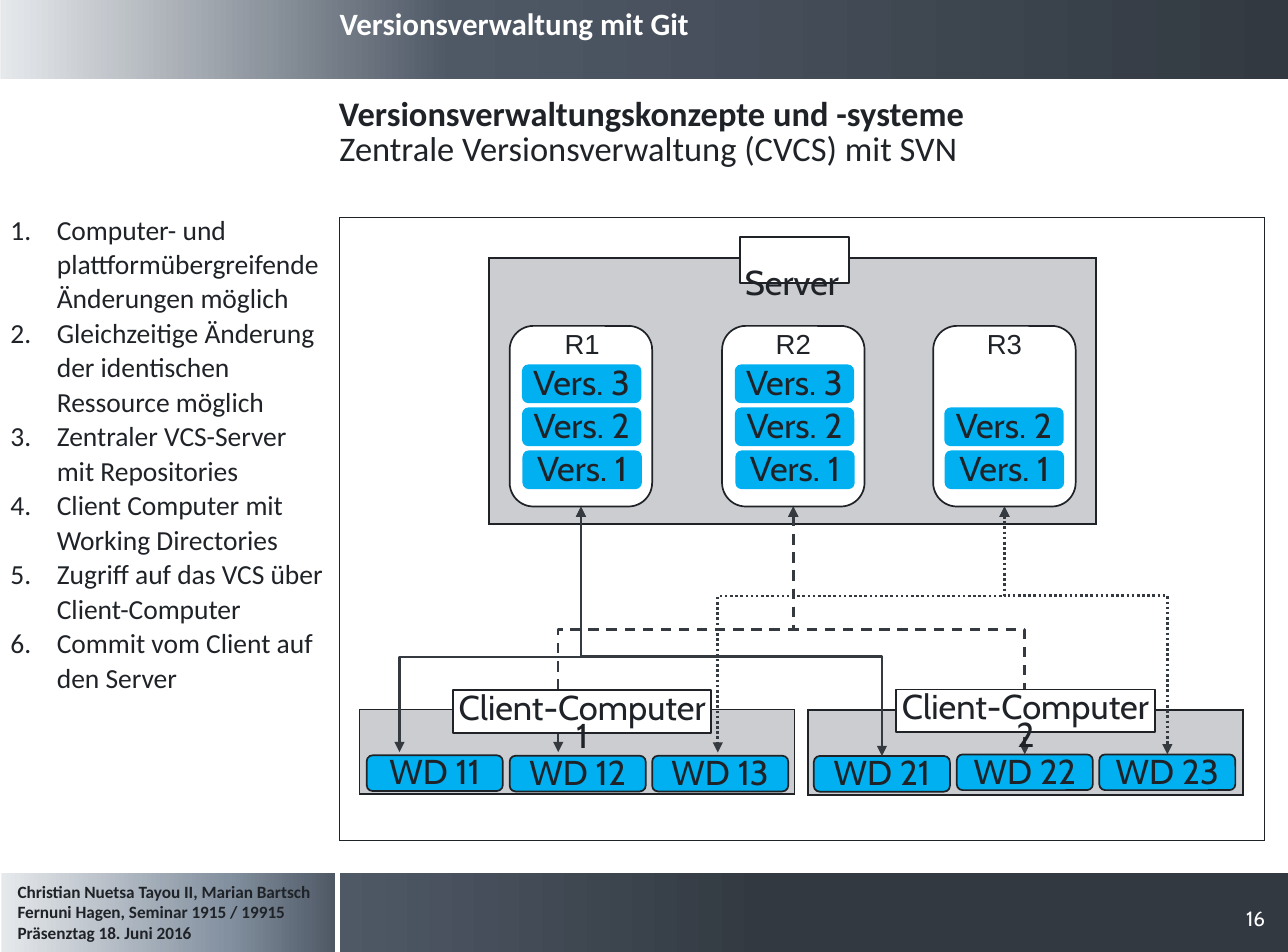
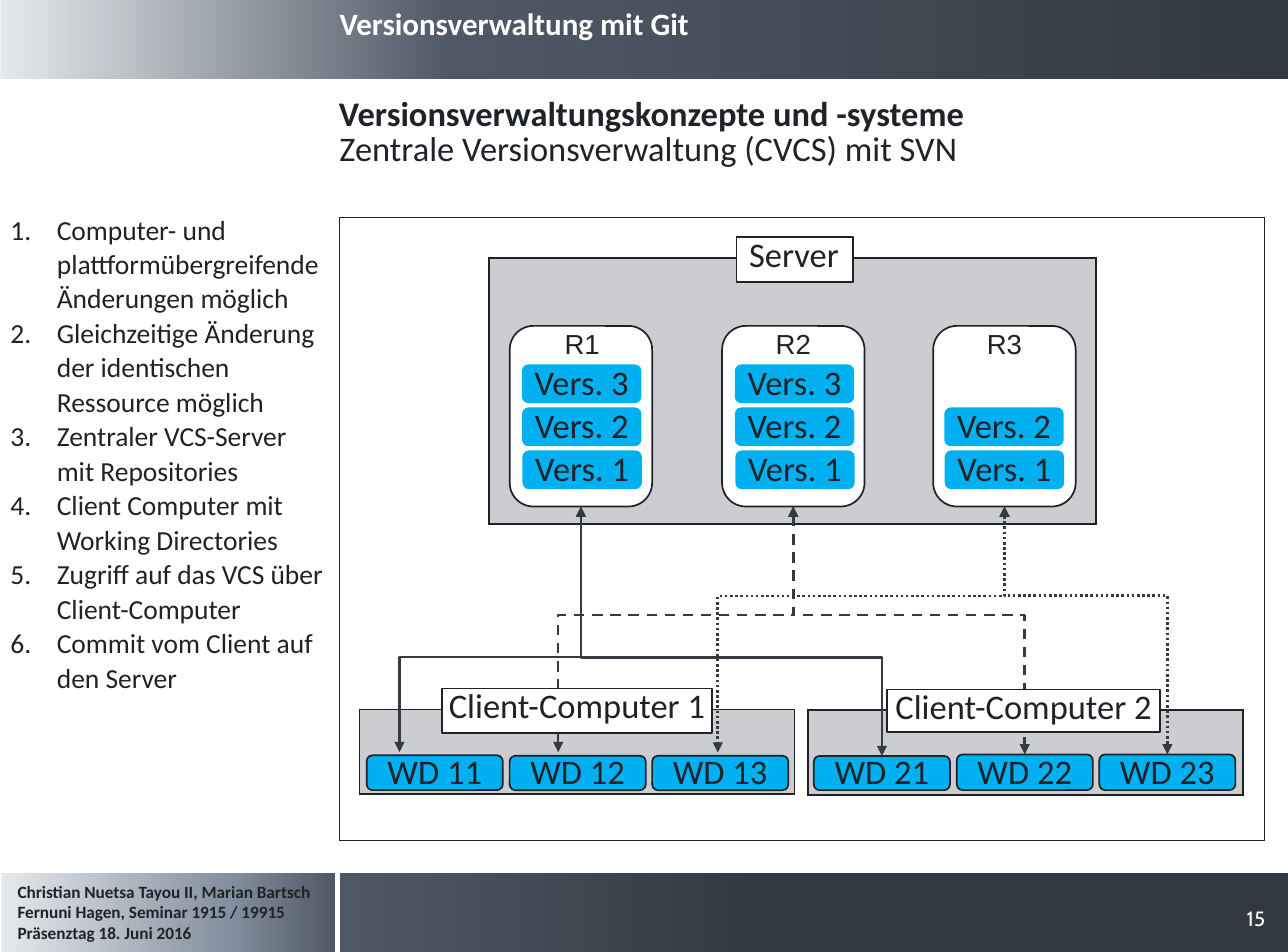
Before and after one commit to cristallin/git-project-seminar, a slide deck: slide 15 of Präsentation_Seminararbeit.pptx (slide 16 before the commit). Drawn at 1288x952 pixels with LibreOffice and Linux fonts; fonts in the diff are those of the drawing; background and template pictures are left out. Boxes give left, top, right and bottom in pixels: in the first picture for what was removed or moved away, otherwise in the second. Text is boxed around its words. In the diff, an @@ line names an element or a change of style, - is before the commit and + after.

```diff
--- a/Präsentation_Seminararbeit.pptx
+++ b/Präsentation_Seminararbeit.pptx
@@ rectangle "Server": place and size @@
-rectangle "Server" at box(740, 237, 849, 283)
+rectangle "Server" at box(736, 237, 853, 281)
@@ elbow double arrow (793, 507) - (558, 752): route changed @@
@@ elbow double arrow (581, 507) - (881, 756): route changed @@
@@ elbow double arrow (793, 507) - (1025, 755): route changed @@
@@ font Cabin to Calibri in 17 elements at box(522, 364, 641, 403), box(522, 408, 641, 446), box(522, 450, 641, 488), box(735, 408, 854, 446), box(735, 450, 854, 488), box(945, 408, 1064, 446), box(945, 450, 1064, 488), box(957, 755, 1093, 791), box(1100, 755, 1236, 791), box(735, 364, 854, 403), box(814, 756, 951, 791), box(367, 755, 503, 790), box(509, 756, 646, 791), box(652, 756, 788, 791), box(888, 689, 1160, 731), box(736, 237, 853, 281), box(443, 688, 712, 733) @@
@@ rectangle "Client-Computer 1": place and size @@
-rectangle "Client-Computer 1" at box(454, 690, 712, 733)
+rectangle "Client-Computer 1" at box(443, 688, 712, 733)
@@ rectangle "Client-Computer 2": place and size @@
-rectangle "Client-Computer 2" at box(896, 689, 1155, 731)
+rectangle "Client-Computer 2" at box(888, 689, 1160, 731)
@@ page number at box(1247, 911, 1265, 927): text changed @@
-16
+15
```
Also in this commit, not shown: 12 other slides changed, 1 slide removed.
